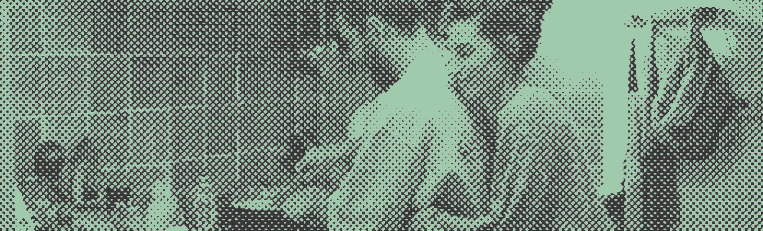
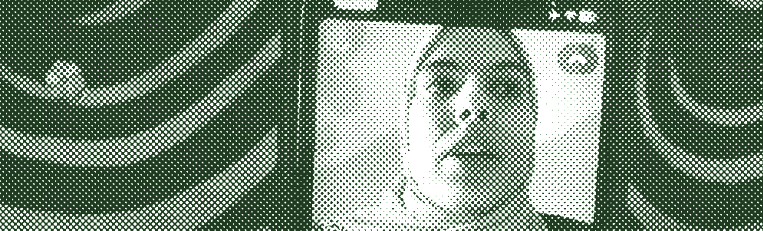
Layers edited between the first and the second w=763, h=231 image:
hid "Capa 4" over bbox(0, 0, 763, 231)
added layer "Capa 9" (addition) above "canva" over bbox(0, 0, 763, 231)
showed "canva", moved it above "Capa 5" over bbox(0, 0, 763, 231)
hid "Capa 5", moved it above "Capa 8" over bbox(0, 0, 763, 231)
hid "Capa 6" over bbox(0, 0, 763, 231)
